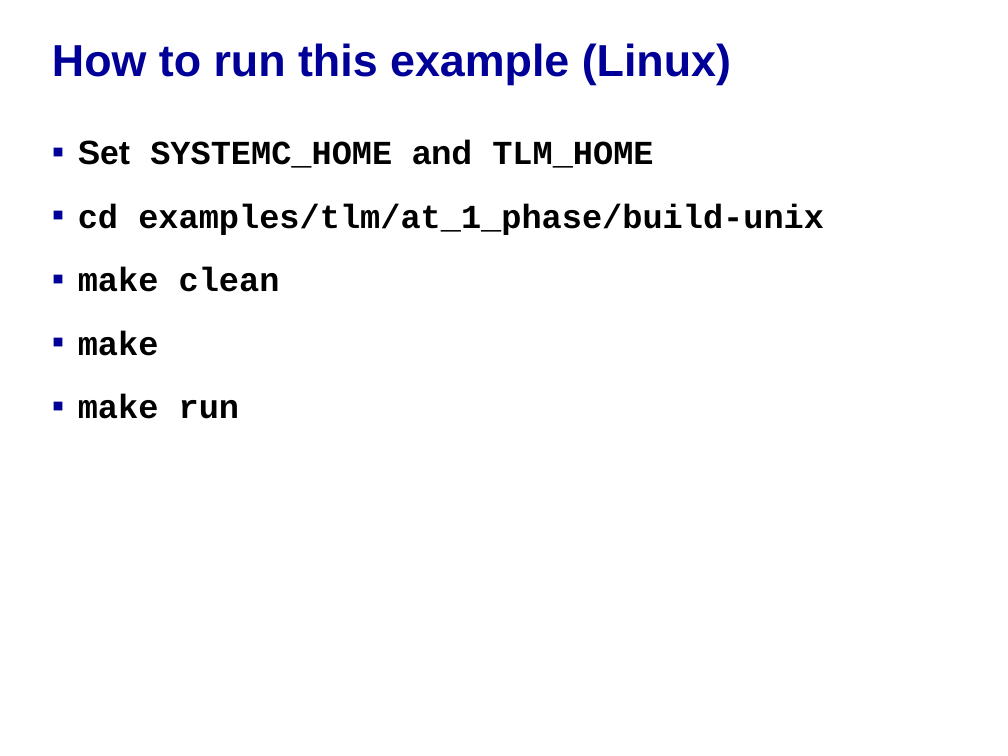
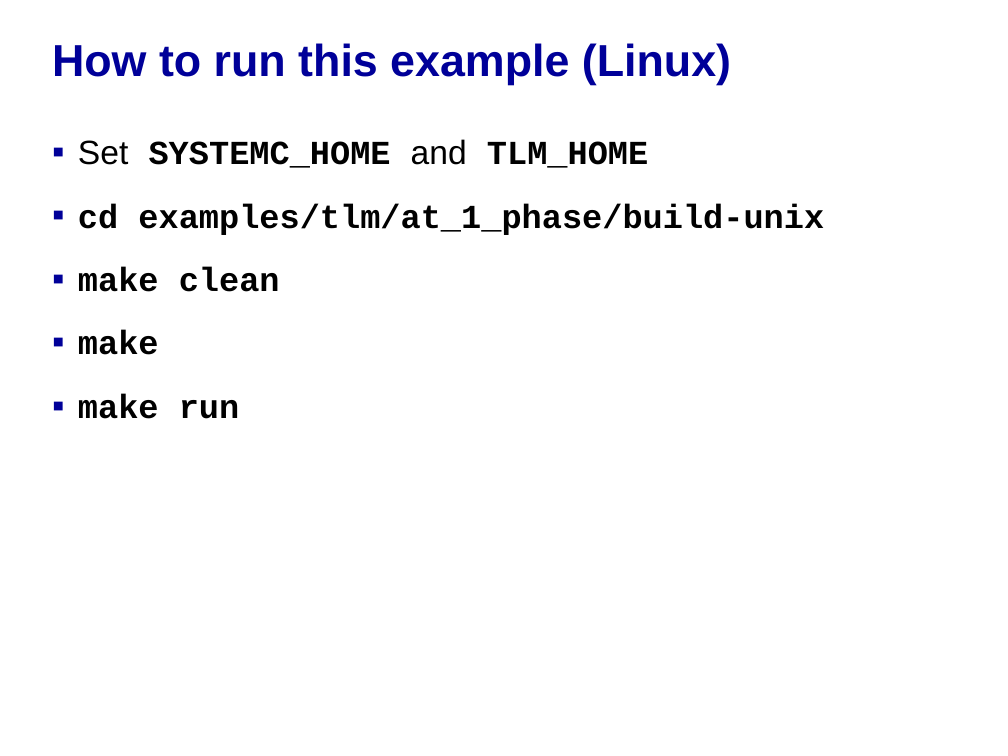
Before and after one commit to accellera-official/systemc, a slide deck: slide 4 of examples/tlm/at_1_phase/docs/at_1_phase_example_system.ppt. Drawn at 1008x756 pixels with LibreOffice and Linux fonts; fonts in the diff are those of the drawing; background and template pictures are left out. Boxes give left, top, right and bottom in pixels: in the first picture for what was removed or moved away, otherwise in the second. Text is boxed around its words. In the diff, an @@ line names an element or a change of style, - is before the commit and + after.

Commit message:
- updated at_1_phase_example_system.ppt

```diff
--- a/examples/tlm/at_1_phase/docs/at_1_phase_example_system.ppt
+++ b/examples/tlm/at_1_phase/docs/at_1_phase_example_system.ppt
@@ text at (x1=78, y1=139, x2=648, y2=168): bold off in "Set and" @@
```
Also in this commit, not shown: 7 other slides changed, 5 other files.
